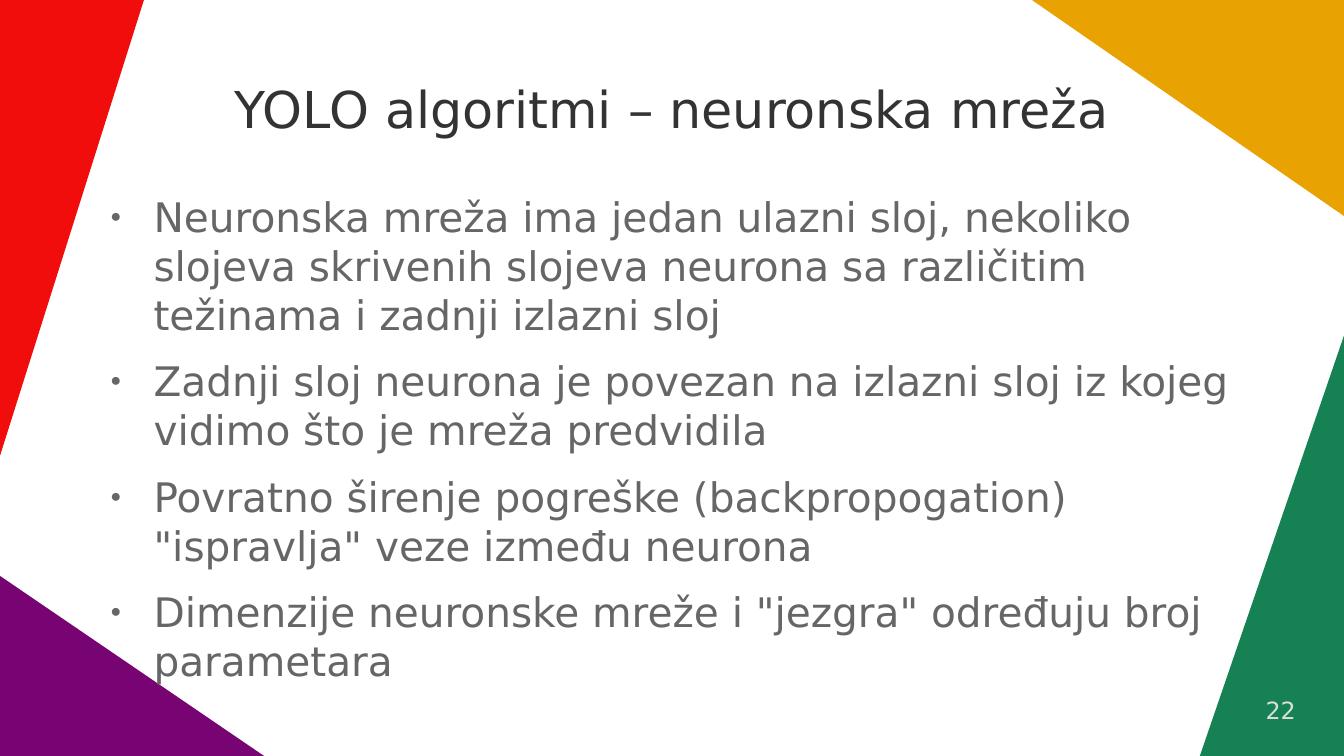
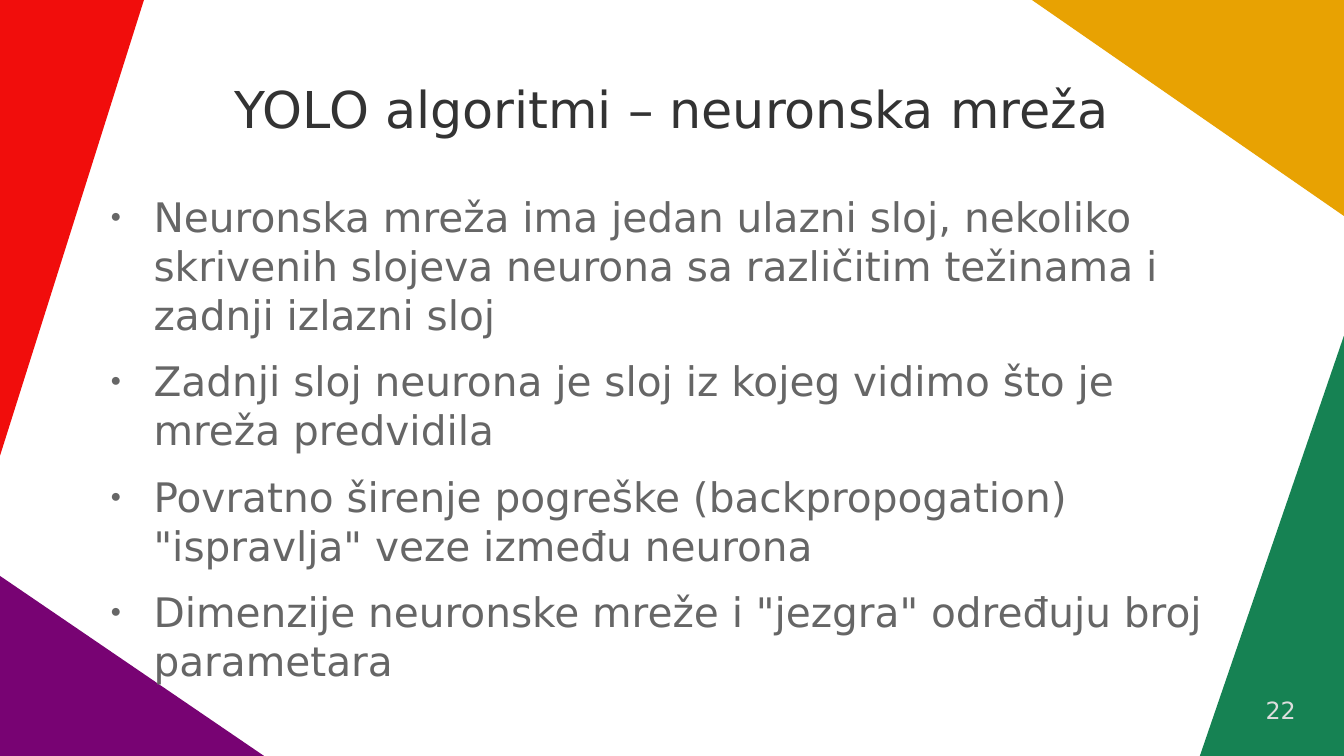
Before and after one commit to VidJoha/Seminar---CNN-i-YOLO-algoritmi, a slide deck: slide 22 of Konvolucijske neuralne mreže.odp. Drawn at 1344x756 pixels with LibreOffice and Linux fonts; fonts in the diff are those of the drawing. Boxes give left, top, right and bottom in pixels: in the first picture for what was removed or moved away, otherwise in the second. Text is boxed around its words. In the diff, an @@ line names an element or a change of style, - is before the commit and + after.

```diff
--- a/Konvolucijske neuralne mreže.odp
+++ b/Konvolucijske neuralne mreže.odp
@@ text at (154, 199, 1157, 454): text changed @@
-● Neuronska mreža ima jedan ulazni sloj, nekoliko slojeva skrivenih slojeva neurona sa različitim težinama i zadnji izlazni sloj
-● Zadnji sloj neurona je povezan na izlazni sloj iz kojeg vidimo što je mreža predvidila
+● Neuronska mreža ima jedan ulazni sloj, nekoliko skrivenih slojeva neurona sa različitim težinama i zadnji izlazni sloj
+● Zadnji sloj neurona je sloj iz kojeg vidimo što je mreža predvidila
```
Also in this commit, not shown: 2 other slides changed.
